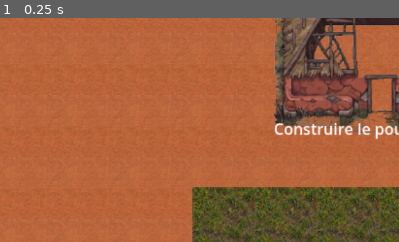
Above: before the commit, frame 1.
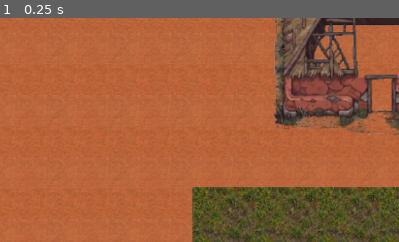
Above: after the commit, the same moment.

Repository: johnatan1999/fiainana-kely
Game: Godot game, scene res://world/world.tscn
The game is run twice, just before and just after one commit, with the same random seed, the same clock (stepped at 60 frames per second) and the same inputs.
Inputs:
- Up to frame 1 (0.25 s): no input
The pictures show only the part of the screen within x 50-100%, y 40-90%; the shares and areas given below are measured in that part.

The runs differ from the first frame. In frame 1, 0.9% of the frame differs, in the area x 68-100%, y 46-55%.

Commit message:
replace shop activation with interact component

Diff:
--- a/components/sleep_spot.gd
+++ b/components/sleep_spot.gd
@@ -1,28 +1,14 @@
 class_name SleepSpot
-extends Area2D
+extends Node2D
 
 ## Placed on the bed. Player interacts with it (any tool) to end the day.
 
 signal sleep_requested
 
-var _player_inside := false
-var _player: PlayerController
+@onready var interactable_component: InteractableComponent = $InteractableComponent
 
-func setup(player: PlayerController) -> void:
-	_player = player
-	_player.interact_requested.connect(_on_interact_requested)
-	body_entered.connect(_on_body_entered)
-	body_exited.connect(_on_body_exited)
+func _ready() -> void:
+	interactable_component.interacted.connect(_on_interacted)
 
-func _on_body_entered(body: Node) -> void:
-	if body == _player:
-		_player_inside = true
-
-func _on_body_exited(body: Node) -> void:
-	if body == _player:
-		_player_inside = false
-
-func _on_interact_requested(_tool) -> void:
-	if _player_inside:
-		AudioManager.play_interact_sfx()
-		sleep_requested.emit()
+func _on_interacted() -> void:
+	sleep_requested.emit()
--- a/structures/chicken_coop/chicken_coop.gd
+++ b/structures/chicken_coop/chicken_coop.gd
@@ -7,31 +7,17 @@
 ## player pressed interact here" and reflects the result visually.
 
 @onready var label: Label = $Label
-@onready var interaction = $Area2D
-var _player_inside := false
-var _player: PlayerController
+@onready var interactable_component: InteractableComponent = $InteractableComponent
 var _animal_manager: AnimalManager
 
-func setup(player: PlayerController, animal_manager: AnimalManager) -> void:
-	_player = player
+func setup(animal_manager: AnimalManager) -> void:
 	_animal_manager = animal_manager
-	_player.interact_requested.connect(_on_interact_requested)
-	interaction.body_entered.connect(_on_body_entered)
-	interaction.body_exited.connect(_on_body_exited)
+	interactable_component.interacted.connect(_on_interacted)
 	refresh_visual()
 
 func refresh_visual() -> void:
 	var built: bool = _animal_manager.simulation.state.has_coop
 	label.text = "Poulailler (E: placer une poule)" if built else "Construire le poulailler (E)"
 
-func _on_body_entered(body: Node) -> void:
-	if body == _player:
-		_player_inside = true
-
-func _on_body_exited(body: Node) -> void:
-	if body == _player:
-		_player_inside = false
-
-func _on_interact_requested(_tool) -> void:
-	if _player_inside:
-		_animal_manager.interact_with_coop(self)
+func _on_interacted() -> void:
+	_animal_manager.interact_with_coop(self)
--- a/structures/chicken_coop/chicken_coop.tscn
+++ b/structures/chicken_coop/chicken_coop.tscn
@@ -1,8 +1,9 @@
-[gd_scene load_steps=8 format=3 uid="uid://41pmy102xlbk"]
+[gd_scene load_steps=9 format=3 uid="uid://41pmy102xlbk"]
 
 [ext_resource type="Script" path="res://structures/chicken_coop/chicken_coop.gd" id="1_k5eme"]
 [ext_resource type="Texture2D" uid="uid://kkk5vjbjryep" path="res://assets/tileset/exterior.png" id="2_881k2"]
 [ext_resource type="PackedScene" uid="uid://c8xvpcf2luvjl" path="res://components/door/entrance_door.tscn" id="3_5r2ur"]
+[ext_resource type="PackedScene" uid="uid://b2ppi6fyhgp1c" path="res://components/interaction/interactable_component.tscn" id="4_coopint"]
 
 [sub_resource type="AtlasTexture" id="AtlasTexture_jrj01"]
 atlas = ExtResource("2_881k2")
@@ -32,11 +33,10 @@
 centered = false
 offset = Vector2(0, -172)
 
-[node name="Area2D" type="Area2D" parent="."]
-visible = false
+[node name="InteractableComponent" parent="." instance=ExtResource("4_coopint")]
+position = Vector2(100, -35)
 
-[node name="CollisionShape2D" type="CollisionShape2D" parent="Area2D"]
-position = Vector2(100, -35)
+[node name="InteractableCollision2D" parent="InteractableComponent" index="0"]
 shape = SubResource("RectangleShape2D_j6mld")
 
 [node name="StaticBody2D" type="StaticBody2D" parent="."]
@@ -58,3 +58,5 @@
 offset_bottom = 23.0
 
 [editable path="EntranceDoor"]
+
+[editable path="InteractableComponent"]
--- a/structures/farm_zone_sign.gd
+++ b/structures/farm_zone_sign.gd
@@ -1,5 +1,5 @@
 class_name FarmZoneSign
-extends Area2D
+extends Node2D
 
 ## Physical, self-contained purchase panel for one predefined (macro)
 ## farmable land zone. Player interacts (E) to open its own popup dialog -
@@ -9,6 +9,7 @@
 
 @export var zone_id: String = ""
 
+@onready var interactable_component: InteractableComponent = $InteractableComponent
 @onready var world_label: Label = $WorldLabel
 @onready var dialog: CanvasLayer = $Dialog
 @onready var name_label: Label = $Dialog/Panel/Margin/VBox/NameLabel
@@ -18,17 +19,12 @@
 @onready var buy_button: Button = $Dialog/Panel/Margin/VBox/ButtonRow/BuyButton
 @onready var cancel_button: Button = $Dialog/Panel/Margin/VBox/ButtonRow/CancelButton
 
-var _player: PlayerController
 var _farm_land_manager: FarmLandManager
-var _player_inside := false
 
-func setup(player: PlayerController, zone_manager: FarmLandManager) -> void:
-	_player = player
+func setup(zone_manager: FarmLandManager) -> void:
 	_farm_land_manager = zone_manager
 
-	_player.interact_requested.connect(_on_interact_requested)
-	body_entered.connect(_on_body_entered)
-	body_exited.connect(_on_body_exited)
+	interactable_component.interacted.connect(_on_interacted)
 	buy_button.pressed.connect(_on_buy_pressed)
 	cancel_button.pressed.connect(_close_dialog)
 	_farm_land_manager.zone_unlocked.connect(_on_zone_unlocked)
@@ -47,17 +43,8 @@
 	if unlocked_zone_id == zone_id:
 		_refresh_world_label()
 
-func _on_body_entered(body: Node) -> void:
-	if body == _player:
-		_player_inside = true
-
-func _on_body_exited(body: Node) -> void:
-	if body == _player:
-		_player_inside = false
-		_close_dialog()
-
-func _on_interact_requested(_tool) -> void:
-	if _player_inside and not dialog.visible:
+func _on_interacted() -> void:
+	if not dialog.visible:
 		_open_dialog()
 
 func _open_dialog() -> void:
--- a/structures/farm_zone_sign.tscn
+++ b/structures/farm_zone_sign.tscn
@@ -1,6 +1,7 @@
-[gd_scene load_steps=4 format=3 uid="uid://yyodnuua7d7i"]
+[gd_scene load_steps=5 format=3 uid="uid://yyodnuua7d7i"]
 
 [ext_resource type="Script" path="res://structures/farm_zone_sign.gd" id="1_farmzonesign"]
+[ext_resource type="PackedScene" uid="uid://b2ppi6fyhgp1c" path="res://components/interaction/interactable_component.tscn" id="2_signint"]
 
 [sub_resource type="RectangleShape2D" id="RectangleShape2D_sign"]
 size = Vector2(48, 48)
@@ -17,7 +18,7 @@
 corner_radius_bottom_right = 8
 corner_radius_bottom_left = 8
 
-[node name="FarmZoneSign" type="Area2D"]
+[node name="FarmZoneSign" type="Node2D"]
 script = ExtResource("1_farmzonesign")
 
 [node name="Visual" type="ColorRect" parent="."]
@@ -37,8 +38,12 @@
 horizontal_alignment = 1
 autowrap_mode = 2
 
-[node name="CollisionShape2D" type="CollisionShape2D" parent="."]
+[node name="InteractableComponent" parent="." instance=ExtResource("2_signint")]
+
+[node name="InteractableCollision2D" parent="InteractableComponent" index="0"]
 shape = SubResource("RectangleShape2D_sign")
+
+[editable path="InteractableComponent"]
 
 [node name="Dialog" type="CanvasLayer" parent="."]
 
--- a/structures/houses/house.gd
+++ b/structures/houses/house.gd
@@ -8,10 +8,6 @@
 		data = value
 		if is_node_ready():
 			_update_house()
-
-@export_group("Zone transition (Teleportation)")
-@export var target_zone: String = "interior_house_01"
-@export var target_spawn: String = "door_inside"
 
 @onready var wall_sprite: Sprite2D = $WallSprite
 @onready var roof_sprite: Sprite2D = $RoofSprite
--- a/structures/modular_farm_zone_sign.gd
+++ b/structures/modular_farm_zone_sign.gd
@@ -1,5 +1,5 @@
 class_name ModularFarmZoneSign
-extends Area2D
+extends Node2D
 
 ## Physical, self-contained purchase panel for the modulable farmland
 ## expansion zone (micro progression). Player interacts (E) to open a menu
@@ -13,6 +13,7 @@
 	{"label": "Acheter patch 5x5 (25 parcelles)", "size": 25, "price": 280},
 ]
 
+@onready var interactable_component: InteractableComponent = $InteractableComponent
 @onready var world_label: Label = $WorldLabel
 @onready var dialog: CanvasLayer = $Dialog
 @onready var progress_label: Label = $Dialog/Panel/Margin/VBox/ProgressLabel
@@ -20,18 +21,13 @@
 @onready var option_buttons_container: VBoxContainer = $Dialog/Panel/Margin/VBox/OptionButtons
 @onready var cancel_button: Button = $Dialog/Panel/Margin/VBox/CancelButton
 
-var _player: PlayerController
 var _farm_land_manager: FarmLandManager
-var _player_inside := false
 var _option_buttons: Array = []
 
-func setup(player: PlayerController, zone_manager: FarmLandManager) -> void:
-	_player = player
+func setup(zone_manager: FarmLandManager) -> void:
 	_farm_land_manager = zone_manager
 
-	_player.interact_requested.connect(_on_interact_requested)
-	body_entered.connect(_on_body_entered)
-	body_exited.connect(_on_body_exited)
+	interactable_component.interacted.connect(_on_interacted)
 	cancel_button.pressed.connect(_close_dialog)
 	_farm_land_manager.progressive_tiles_changed.connect(_on_progressive_tiles_changed)
 
@@ -56,17 +52,8 @@
 func _on_progressive_tiles_changed(_count: int) -> void:
 	_refresh_world_label()
 
-func _on_body_entered(body: Node) -> void:
-	if body == _player:
-		_player_inside = true
-
-func _on_body_exited(body: Node) -> void:
-	if body == _player:
-		_player_inside = false
-		_close_dialog()
-
-func _on_interact_requested(_tool) -> void:
-	if _player_inside and not dialog.visible:
+func _on_interacted() -> void:
+	if not dialog.visible:
 		_open_dialog()
 
 func _open_dialog() -> void:
--- a/structures/modular_farm_zone_sign.tscn
+++ b/structures/modular_farm_zone_sign.tscn
@@ -1,6 +1,7 @@
-[gd_scene load_steps=3 format=3]
+[gd_scene load_steps=4 format=3]
 
 [ext_resource type="Script" path="res://structures/modular_farm_zone_sign.gd" id="1_modularfarmzonesign"]
+[ext_resource type="PackedScene" uid="uid://b2ppi6fyhgp1c" path="res://components/interaction/interactable_component.tscn" id="2_msignint"]
 
 [sub_resource type="StyleBoxFlat" id="StyleBoxFlat_dialog"]
 bg_color = Color(0.36, 0.24, 0.14, 1)
@@ -17,7 +18,7 @@
 [sub_resource type="RectangleShape2D" id="RectangleShape2D_sign"]
 size = Vector2(48, 48)
 
-[node name="ModularFarmZoneSign" type="Area2D"]
+[node name="ModularFarmZoneSign" type="Node2D"]
 script = ExtResource("1_modularfarmzonesign")
 
 [node name="Visual" type="ColorRect" parent="."]
@@ -37,8 +38,12 @@
 autowrap_mode = 2
 text = "Zone d'expansion (E)"
 
-[node name="CollisionShape2D" type="CollisionShape2D" parent="."]
+[node name="InteractableComponent" parent="." instance=ExtResource("2_msignint")]
+
+[node name="InteractableCollision2D" parent="InteractableComponent" index="0"]
 shape = SubResource("RectangleShape2D_sign")
+
+[editable path="InteractableComponent"]
 
 [node name="Dialog" type="CanvasLayer" parent="."]
 
--- a/structures/shop/shop_trigger.gd
+++ /dev/null
@@ -1,28 +0,0 @@
-class_name ShopTrigger
-extends Area2D
-
-## Placed on the shop building. Player interacts with it (any tool) to open the shop.
-
-var _player_inside := false
-var _player: PlayerController
-var _shop_ui: ShopUI
-
-func setup(player: PlayerController, shop_ui: ShopUI) -> void:
-	_player = player
-	_shop_ui = shop_ui
-	_player.interact_requested.connect(_on_interact_requested)
-	body_entered.connect(_on_body_entered)
-	body_exited.connect(_on_body_exited)
-
-func _on_body_entered(body: Node) -> void:
-	if body == _player:
-		_player_inside = true
-
-func _on_body_exited(body: Node) -> void:
-	if body == _player:
-		_player_inside = false
-
-func _on_interact_requested(_tool) -> void:
-	if _player_inside:
-		AudioManager.play_interact_sfx()
-		_shop_ui.open()
--- a/systems/animal/animal_manager.gd
+++ b/systems/animal/animal_manager.gd
@@ -11,7 +11,6 @@
 const EggScene := preload("res://entities/animals/chicken/egg.tscn")
 
 var simulation: FarmSimulation
-var player: PlayerController
 var farm_area: Node # the zone currently containing a Coop, or null
 
 var _coop: Coop
@@ -27,9 +26,8 @@
 ## revisiting the yard can be lost - accepted as a minor edge case.
 var _pending_products: Array = []
 
-func setup(p_simulation: FarmSimulation, p_player: PlayerController) -> void:
+func setup(p_simulation: FarmSimulation) -> void:
 	simulation = p_simulation
-	player = p_player
 	simulation.animal_added.connect(_on_animal_added)
 	simulation.product_ready.connect(_on_product_ready)
 
@@ -48,9 +46,7 @@
 	_feeding_bowl = farm_area.get_node("FeedingBowl")
 	_water_bowl = farm_area.get_node("WaterBowl")
 	_animal_container = farm_area.get_node("AnimalContainer")
-	_coop.setup(player, self)
-	#_feeding_bowl.setup(player)
-	#_water_bowl.setup(player)
+	_coop.setup(self)
 
 	for animal_id in simulation.get_all_animal_ids():
 		_spawn_chicken(animal_id)
--- a/systems/farm/farm_land_manager.gd
+++ b/systems/farm/farm_land_manager.gd
@@ -38,7 +38,6 @@
 const PROGRESSIVE_HEIGHT := 6
 
 var simulation: FarmSimulation
-var player: PlayerController
 
 var _predefined_zones: Array = [] # Array[FarmZoneData], loaded in setup()
 var _zone_by_id: Dictionary = {} # zone_id: String -> FarmZoneData
@@ -50,9 +49,8 @@
 var _progressive_marker_rect: ColorRect
 var _progressive_marker_label: Label
 
-func setup(p_simulation: FarmSimulation, p_player: PlayerController) -> void:
+func setup(p_simulation: FarmSimulation) -> void:
 	simulation = p_simulation
-	player = p_player
 	for path in PREDEFINED_ZONE_PATHS:
 		var zone_data = load(path)
 		_predefined_zones.append(zone_data)
@@ -160,9 +158,9 @@
 func _setup_signs(zone: Node) -> void:
 	for child in zone.get_children():
 		if child is FarmZoneSign:
-			child.setup(player, self)
+			child.setup(self)
 		elif child is ModularFarmZoneSign:
-			child.setup(player, self)
+			child.setup(self)
 
 func _refresh_predefined_marker(zone_id: String) -> void:
 	var marker: Dictionary = _predefined_markers.get(zone_id, {})
--- a/systems/save/save_controller.gd
+++ b/systems/save/save_controller.gd
@@ -21,7 +21,7 @@
 
 func save_game() -> void:
 	var data := simulation.to_save_data()
-	data["zone_id"] = world_manager.current_zone_id
+	data["zone_id"] = Zone.ID.keys()[world_manager.current_zone_id]
 	data["player_position"] = {"x": player.global_position.x, "y": player.global_position.y}
 	var file := FileAccess.open(SAVE_PATH, FileAccess.WRITE)
 	file.store_string(JSON.stringify(data))
@@ -37,12 +37,12 @@
 		return false
 	simulation.load_save_data(data)
 
-	var zone_id_str: String = data.get("zone_id", DEFAULT_ZONE_ID)
-	if Zone.ID.has(zone_id_str):
-		var zone_id: Zone.ID = Zone.ID[zone_id_str]
-		world_manager.change_zone(zone_id, "SpawnDefault")
+	var zone_id_data = data.get("zone_id", DEFAULT_ZONE_ID)
+	var zone_id := _parse_zone_id(zone_id_data)
+	if zone_id != -1:
+		world_manager.change_zone(zone_id as Zone.ID, "SpawnDefault")
 	else:
-		push_error("Unknown zone: " + zone_id_str)
+		push_error("Unknown zone: %s" % [zone_id_data])
 
 	var pos_data = data.get("player_position")
 	if pos_data is Dictionary:
@@ -50,6 +50,16 @@
 
 	return true
 
+## Accepts the current String-key format ("VILLAGE"), and the raw numeric
+## format a save briefly got corrupted into by an old save_game() bug -
+## returns -1 if neither matches so callers can fall back safely.
+func _parse_zone_id(zone_id_data) -> int:
+	if zone_id_data is String and Zone.ID.has(zone_id_data):
+		return Zone.ID[zone_id_data]
+	if (zone_id_data is float or zone_id_data is int) and int(zone_id_data) in Zone.ID.values():
+		return int(zone_id_data)
+	return -1
+
 func _unhandled_input(event: InputEvent) -> void:
 	if event.is_action_pressed("save_game"):
 		save_game()
--- a/systems/world_manager/world_manager.gd
+++ b/systems/world_manager/world_manager.gd
@@ -3,6 +3,11 @@
 
 ## Owns zone loading/unloading. The player, camera and simulation persist across
 ## zone changes - only the zone scene (background, plots, triggers) is swapped.
+
+const ChickenScene := preload("res://entities/animals/chicken/chicken.tscn")
+## How many decorative (non-simulated) chickens to show around the coop
+## building in the village, capped regardless of how many are actually owned.
+const MAX_DECORATIVE_CHICKENS := 4
 
 const ZONE_PATHS := {
 	Zone.ID.PLAYER_HOUSE: "res://world/areas/interior/player_interior_house.tscn",
@@ -102,11 +107,14 @@
 
 	var sleep_spot: SleepSpot = zone.get_node_or_null("SleepSpot")
 	if sleep_spot:
-		sleep_spot.setup(player)
 		sleep_spot.sleep_requested.connect(_on_sleep_requested)
 
 	if zone.get_node_or_null("ChickenCoop"):
 		animal_manager.set_farm_area(zone)
+
+	var coop_building: Node2D = zone.get_node_or_null("ChickenCoopBuilding")
+	if coop_building:
+		_spawn_decorative_chickens(coop_building, zone.get_node_or_null("AnimalContainer"))
 
 	# Safe to call unconditionally - a zone without any ZoneMarker_*/
 	# ProgressiveZoneMarker nodes just leaves FarmLandManager's markers empty.
@@ -115,8 +123,21 @@
 	for transition in _find_transitions(zone):
 		transition.triggered.connect(request_zone_change)
 
-func _on_shop_spawned(shop: Shop) -> void:
-	shop.setup(shop_ui)
+## Purely cosmetic - unlike AnimalManager's chickens, these aren't tied to any
+## AnimalState (no hunger/thirst/eggs). They just give a visual sense, from
+## outside, that the coop isn't empty. The real, simulated chickens only
+## exist inside chicken_coop_interior.tscn.
+func _spawn_decorative_chickens(coop_building: Node2D, container: Node2D) -> void:
+	if container == null:
+		return
+	var count: int = min(simulation.get_all_animal_ids().size(), MAX_DECORATIVE_CHICKENS)
+	for i in range(count):
+		var chicken: Chicken = ChickenScene.instantiate()
+		chicken.start_wild = true
+		# container and coop_building are both direct children of the same
+		# zone root, so their local spaces match - no need for global_position.
+		chicken.position = coop_building.position + Vector2(randf_range(-40.0, 40.0), randf_range(20.0, 50.0))
+		container.add_child(chicken)
 
 func _find_transitions(node: Node) -> Array:
 	var result: Array = []
--- a/tests/integration_test_farm.gd
+++ b/tests/integration_test_farm.gd
@@ -140,8 +140,7 @@
 	if modular_sign == null or zone_sign_south == null:
 		return
 
-	modular_sign._player_inside = true
-	modular_sign._on_interact_requested(null)
+	modular_sign.interactable_component.interact()
 	_check(modular_sign.dialog.visible, "interacting with ModularFarmZoneSign opens its own dialog")
 
 	var progressive_before = zone_manager.get_progressive_unlocked_count()
@@ -152,8 +151,7 @@
 	)
 
 	simulation.state.money = 10000
-	zone_sign_south._player_inside = true
-	zone_sign_south._on_interact_requested(null)
+	zone_sign_south.interactable_component.interact()
 	_check(zone_sign_south.dialog.visible, "interacting with FarmZoneSign opens its own dialog")
 
 	var zone_south_unlocked_before = zone_manager.is_zone_unlocked("zone_south")
--- a/tests/run_tests.gd
+++ b/tests/run_tests.gd
@@ -26,12 +26,10 @@
 
 ## FarmLandManager extends Node but is never added to the tree in these tests -
 ## fine, since buy_zone()/buy_progressive_patch() never touch tree-dependent
-## APIs unless set_zone_markers() is called (it isn't here). player is only
-## ever forwarded to FarmZoneSign/ModularFarmZoneSign.setup() inside
-## set_zone_markers(), so null is safe for these pure-logic tests.
+## APIs unless set_zone_markers() is called (it isn't here).
 func _make_farm_land_manager(simulation: FarmSimulation) -> FarmLandManager:
 	var farm_land_manager := FarmLandManager.new()
-	farm_land_manager.setup(simulation, null)
+	farm_land_manager.setup(simulation)
 	return farm_land_manager
 
 func _check(condition: bool, description: String) -> void:
--- a/world/areas/exterior/player_village.tscn
+++ b/world/areas/exterior/player_village.tscn
@@ -10,8 +10,6 @@
 [ext_resource type="SpriteFrames" uid="uid://c8b1vmmb21c3e" path="res://data/rooster.tres" id="10_dyv0b"]
 [ext_resource type="PackedScene" path="res://structures/modular_farm_zone_sign.tscn" id="11_vq4vc"]
 [ext_resource type="PackedScene" uid="uid://yyodnuua7d7i" path="res://structures/farm_zone_sign.tscn" id="12_armmf"]
-[ext_resource type="PackedScene" uid="uid://byhktvnatk5mw" path="res://structures/chicken_coop/feeding_bowl.tscn" id="12_b57o8"]
-[ext_resource type="PackedScene" uid="uid://y7jfr7cu2kqf" path="res://structures/chicken_coop/water_bowl.tscn" id="13_7tclo"]
 [ext_resource type="PackedScene" uid="uid://dv8rtwpbrtee0" path="res://structures/shop/shop.tscn" id="13_okjkt"]
 
 [sub_resource type="RectangleShape2D" id="RectangleShape2D_wall_v_placeholder"]
@@ -95,7 +93,7 @@
 mouse_filter = 2
 color = Color(0.5, 0.4, 0.25, 1)
 
-[node name="ChickenCoop" parent="." instance=ExtResource("6_eobbd")]
+[node name="ChickenCoopBuilding" parent="." instance=ExtResource("6_eobbd")]
 position = Vector2(684, 278)
 
 [node name="AnimalContainer" type="Node2D" parent="."]
@@ -185,9 +183,3 @@
 
 [node name="Shop" parent="." instance=ExtResource("13_okjkt")]
 position = Vector2(1170, 809)
-
-[node name="FeedingBowl" parent="." instance=ExtResource("12_b57o8")]
-position = Vector2(149, 470)
-
-[node name="WaterBowl" parent="." instance=ExtResource("13_7tclo")]
-position = Vector2(250, 502)
--- a/world/areas/interior/farm/chicken_coop_interior.tscn
+++ b/world/areas/interior/farm/chicken_coop_interior.tscn
@@ -1,10 +1,12 @@
-[gd_scene load_steps=8 format=3 uid="uid://dq8hgec32i74o"]
+[gd_scene load_steps=11 format=3 uid="uid://dq8hgec32i74o"]
 
 [ext_resource type="Texture2D" uid="uid://wpq6cib7ujm" path="res://assets/tileset/farm-interior01.png" id="1_dcsrc"]
 [ext_resource type="Script" path="res://world/zone_root.gd" id="1_gayrm"]
 [ext_resource type="PackedScene" uid="uid://dj08ehqk2868w" path="res://components/door/exit_door.tscn" id="2_3n2be"]
 [ext_resource type="PackedScene" uid="uid://byhktvnatk5mw" path="res://structures/chicken_coop/feeding_bowl.tscn" id="4_4aw65"]
 [ext_resource type="PackedScene" uid="uid://y7jfr7cu2kqf" path="res://structures/chicken_coop/water_bowl.tscn" id="5_wr2mm"]
+[ext_resource type="Script" path="res://structures/chicken_coop/chicken_coop.gd" id="6_coopgd"]
+[ext_resource type="PackedScene" uid="uid://b2ppi6fyhgp1c" path="res://components/interaction/interactable_component.tscn" id="7_coopint"]
 
 [sub_resource type="AtlasTexture" id="AtlasTexture_465yl"]
 atlas = ExtResource("1_dcsrc")
@@ -12,6 +14,9 @@
 
 [sub_resource type="RectangleShape2D" id="RectangleShape2D_ekeyn"]
 size = Vector2(100, 20)
+
+[sub_resource type="RectangleShape2D" id="RectangleShape2D_coop_interact"]
+size = Vector2(220, 160)
 
 [node name="ChickenCoopInterior" type="Node2D"]
 script = ExtResource("1_gayrm")
@@ -42,4 +47,24 @@
 [node name="WaterBowl" parent="." instance=ExtResource("5_wr2mm")]
 position = Vector2(52, 27)
 
+[node name="ChickenCoop" type="Node2D" parent="."]
+position = Vector2(0, 10)
+script = ExtResource("6_coopgd")
+
+[node name="Label" type="Label" parent="ChickenCoop"]
+offset_left = -40.0
+offset_top = -60.0
+offset_right = 40.0
+offset_bottom = -37.0
+horizontal_alignment = 1
+
+[node name="InteractableComponent" parent="ChickenCoop" instance=ExtResource("7_coopint")]
+
+[node name="InteractableCollision2D" parent="ChickenCoop/InteractableComponent" index="0"]
+shape = SubResource("RectangleShape2D_coop_interact")
+
+[node name="AnimalContainer" type="Node2D" parent="."]
+
 [editable path="ExitDoor"]
+
+[editable path="ChickenCoop/InteractableComponent"]
--- a/world/areas/interior/player_interior_house.tscn
+++ b/world/areas/interior/player_interior_house.tscn
@@ -1,9 +1,10 @@
-[gd_scene load_steps=12 format=3 uid="uid://1vf3wl4rr8gi"]
+[gd_scene load_steps=13 format=3 uid="uid://1vf3wl4rr8gi"]
 
 [ext_resource type="Script" path="res://world/zone_root.gd" id="1_r400i"]
 [ext_resource type="Texture2D" uid="uid://br46ejog1t0na" path="res://assets/sprites/houses/interior/interior_1.png" id="2_6wlfw"]
 [ext_resource type="Script" path="res://components/zone_transition.gd" id="3_40t3b"]
 [ext_resource type="Script" path="res://components/sleep_spot.gd" id="4_45pqr"]
+[ext_resource type="PackedScene" uid="uid://b2ppi6fyhgp1c" path="res://components/interaction/interactable_component.tscn" id="5_slpint"]
 
 [sub_resource type="RectangleShape2D" id="RectangleShape2D_jt5yt"]
 size = Vector2(69, 8)
@@ -92,10 +93,14 @@
 [node name="SpawnDefault" type="Marker2D" parent="."]
 position = Vector2(-47, -23)
 
-[node name="SleepSpot" type="Area2D" parent="."]
+[node name="SleepSpot" type="Node2D" parent="."]
 position = Vector2(-162, 124)
 script = ExtResource("4_45pqr")
 
-[node name="CollisionShape2D" type="CollisionShape2D" parent="SleepSpot"]
+[node name="InteractableComponent" parent="SleepSpot" instance=ExtResource("5_slpint")]
+
+[node name="InteractableCollision2D" parent="SleepSpot/InteractableComponent" index="0"]
 position = Vector2(0, -1)
 shape = SubResource("RectangleShape2D_iisxe")
+
+[editable path="SleepSpot/InteractableComponent"]
--- a/world/world.gd
+++ b/world/world.gd
@@ -48,14 +48,14 @@
 	simulation = FarmSimulation.new(GRID_WIDTH, GRID_HEIGHT, crop_registry, animal_registry)
 	simulation.state.add_inventory("corn_seed", 3)
 
-	farm_land_manager.setup(simulation, player)
+	farm_land_manager.setup(simulation)
 	farming_controller.setup(simulation, player)
 	shop_controller.setup(simulation, farm_land_manager)
 	hud.setup(simulation, player, farming_controller)
 	shop_ui.setup(shop_controller, simulation)
 	inventory_ui.setup(simulation, shop_ui)
 	pause_menu.setup(shop_ui, inventory_ui)
-	animal_manager.setup(simulation, player)
+	animal_manager.setup(simulation)
 	world_manager.setup(simulation, player, farming_controller, shop_ui, zone_container, animal_manager, farm_land_manager)
 	save_controller.setup(simulation, world_manager, player)
 
Not shown: 1 places in world/areas/exterior/player_village.tscn that only renumber resources
